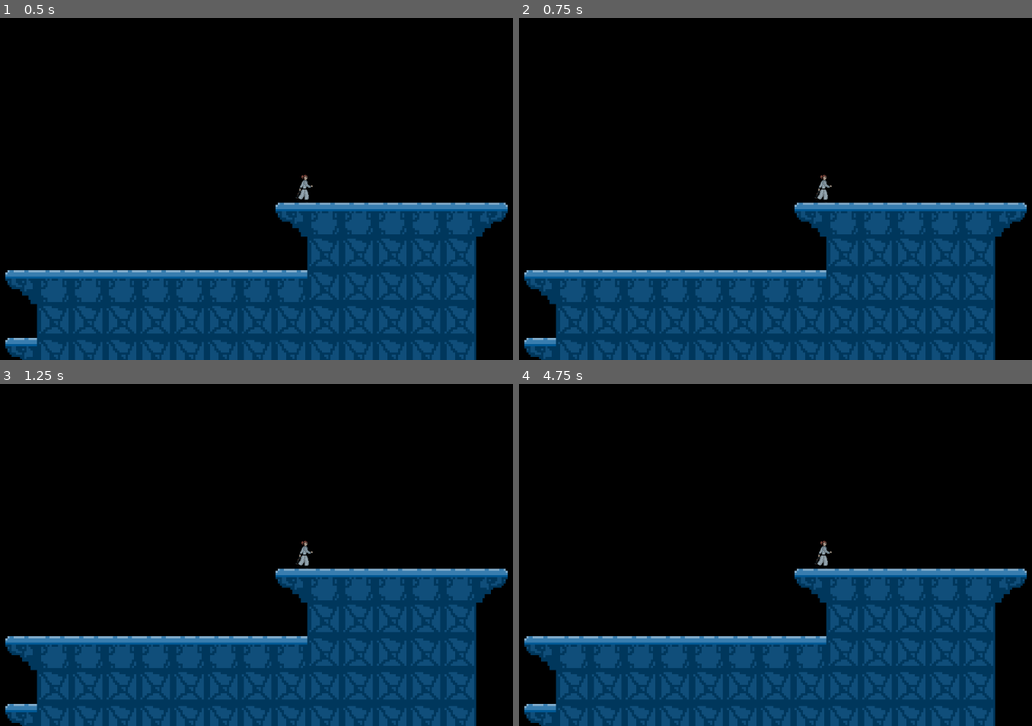
Above: before the commit, frames 1-4 (two rows, left to right).
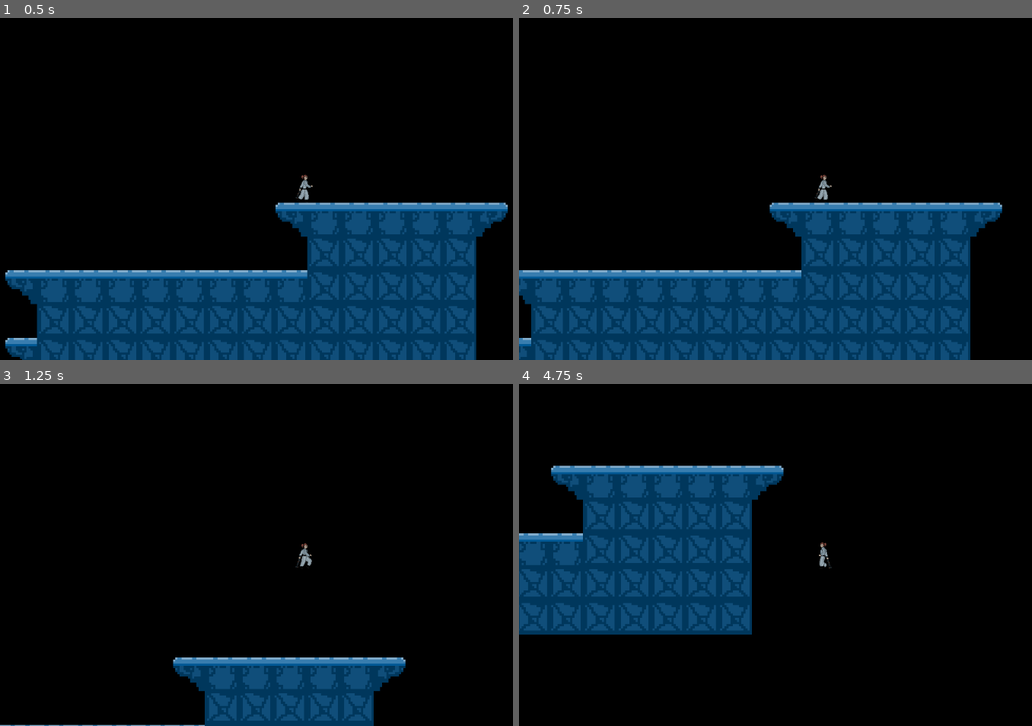
Above: after the commit, the same moments.

Repository: norm-an-claire/GGJ2026-robot-mask
Game: Godot game, scene res://levels/demo_level.tscn
The game is run twice, just before and just after one commit, with the same random seed, the same clock (stepped at 60 frames per second) and the same inputs. After the commit the project has no main scene; this scene is started directly in both runs.
Inputs:
- Up to frame 1 (0.5 s): no input
- Up to frame 2 (0.75 s): tap Enter at 0.5 s; hold D (move_right, bound only after the commit) from 0.53 s (still down); hold K (melee, bound only after the commit) from 0.53 s (still down)
- Up to frame 3 (1.25 s): keep holding D (move_right, bound only after the commit); keep holding K (melee, bound only after the commit); tap J (jump, bound only after the commit) at 0.77, 1.07 s; tap Shift (sprint, bound only after the commit) at 0.8 s
- Up to frame 4 (4.75 s): release K (melee, bound only after the commit) at 1.28 s; tap Shift (sprint, bound only after the commit) at 1.35, 3.05 s; tap J (jump, bound only after the commit) at 1.52, 1.55, 1.82, 2.1, 3.02, 3.32, 3.77, 3.8, 4.07, 4.52 s; release D (move_right, bound only after the commit) at 2.03 s; hold A (move_left, bound only after the commit) 2.03-2.78 s; hold K (melee, bound only after the commit) 2.03-2.78 s; hold D (move_right, bound only after the commit) 2.78-4.28 s; tap K (melee, bound only after the commit) at 2.85, 4.35 s; hold Shift (sprint, bound only after the commit) 3.53-4.28 s; hold A (move_left, bound only after the commit) from 4.28 s (still down)

Frame 1 is identical in both runs. In frame 2, 15% of the frame differs, in the area x 0-99%, y 53-100%; in frame 3, 27%; in frame 4, 52%, in the area x 0-99%, y 23-100%.

Commit message:
bug with project.godot

Diff:
--- a/characters/enemies/base_grounded_enemy.gd
+++ b/characters/enemies/base_grounded_enemy.gd
@@ -12,7 +12,6 @@
 
 func _enter_tree() -> void:
 	set_collision_layer_value(enemy_color, true)
-	print(get_collision_layer_value(3))
 	SignalBus.player_picked_up_mask.connect(_alter_target)
 
 # Called when the node enters the scene tree for the first time.
--- a/characters/player.gd
+++ b/characters/player.gd
@@ -74,7 +74,7 @@
 func _on_mask_pickup(body: Area2D) -> void:
 	if body is Mask:
 		print(self, "picked up a mask!")
-		modulate = mask_color_modulate[ body.mask_color]
+		modulate = mask_color_modulate[ body.mask_color ]
 		SignalBus.player_picked_up_mask.emit( body.mask_color )
 		body.player_picked_me_up()
 
--- a/project.godot
+++ b/project.godot
@@ -11,13 +11,42 @@
 [application]
 
 config/name="GGJ2026 - Mask"
-run/main_scene="uid://dueihy3e5u1bo"
 config/features=PackedStringArray("4.6", "Forward Plus")
 
 [autoload]
 
 Globals="*uid://b3hw82ao8dv5g"
 SignalBus="*uid://c8utlqf3pjrnk"
+
+[input]
+
+move_left={
+"deadzone": 0.2,
+"events": [Object(InputEventKey,"resource_local_to_scene":false,"resource_name":"","device":-1,"window_id":0,"alt_pressed":false,"shift_pressed":false,"ctrl_pressed":false,"meta_pressed":false,"pressed":false,"keycode":0,"physical_keycode":65,"key_label":0,"unicode":97,"location":0,"echo":false,"script":null)
+]
+}
+move_right={
+"deadzone": 0.2,
+"events": [Object(InputEventKey,"resource_local_to_scene":false,"resource_name":"","device":-1,"window_id":0,"alt_pressed":false,"shift_pressed":false,"ctrl_pressed":false,"meta_pressed":false,"pressed":false,"keycode":0,"physical_keycode":68,"key_label":0,"unicode":100,"location":0,"echo":false,"script":null)
+]
+}
+jump={
+"deadzone": 0.2,
+"events": [Object(InputEventKey,"resource_local_to_scene":false,"resource_name":"","device":-1,"window_id":0,"alt_pressed":false,"shift_pressed":false,"ctrl_pressed":false,"meta_pressed":false,"pressed":false,"keycode":0,"physical_keycode":74,"key_label":0,"unicode":106,"location":0,"echo":false,"script":null)
+, Object(InputEventKey,"resource_local_to_scene":false,"resource_name":"","device":-1,"window_id":0,"alt_pressed":false,"shift_pressed":false,"ctrl_pressed":false,"meta_pressed":false,"pressed":false,"keycode":0,"physical_keycode":32,"key_label":0,"unicode":32,"location":0,"echo":false,"script":null)
+]
+}
+melee={
+"deadzone": 0.2,
+"events": [Object(InputEventKey,"resource_local_to_scene":false,"resource_name":"","device":-1,"window_id":0,"alt_pressed":false,"shift_pressed":false,"ctrl_pressed":false,"meta_pressed":false,"pressed":false,"keycode":0,"physical_keycode":75,"key_label":0,"unicode":107,"location":0,"echo":false,"script":null)
+, Object(InputEventMouseButton,"resource_local_to_scene":false,"resource_name":"","device":-1,"window_id":0,"alt_pressed":false,"shift_pressed":false,"ctrl_pressed":false,"meta_pressed":false,"button_mask":0,"position":Vector2(0, 0),"global_position":Vector2(0, 0),"factor":1.0,"button_index":1,"canceled":false,"pressed":false,"double_click":false,"script":null)
+]
+}
+sprint={
+"deadzone": 0.2,
+"events": [Object(InputEventKey,"resource_local_to_scene":false,"resource_name":"","device":-1,"window_id":0,"alt_pressed":false,"shift_pressed":false,"ctrl_pressed":false,"meta_pressed":false,"pressed":false,"keycode":0,"physical_keycode":4194325,"key_label":0,"unicode":0,"location":0,"echo":false,"script":null)
+]
+}
 
 [layer_names]
 
